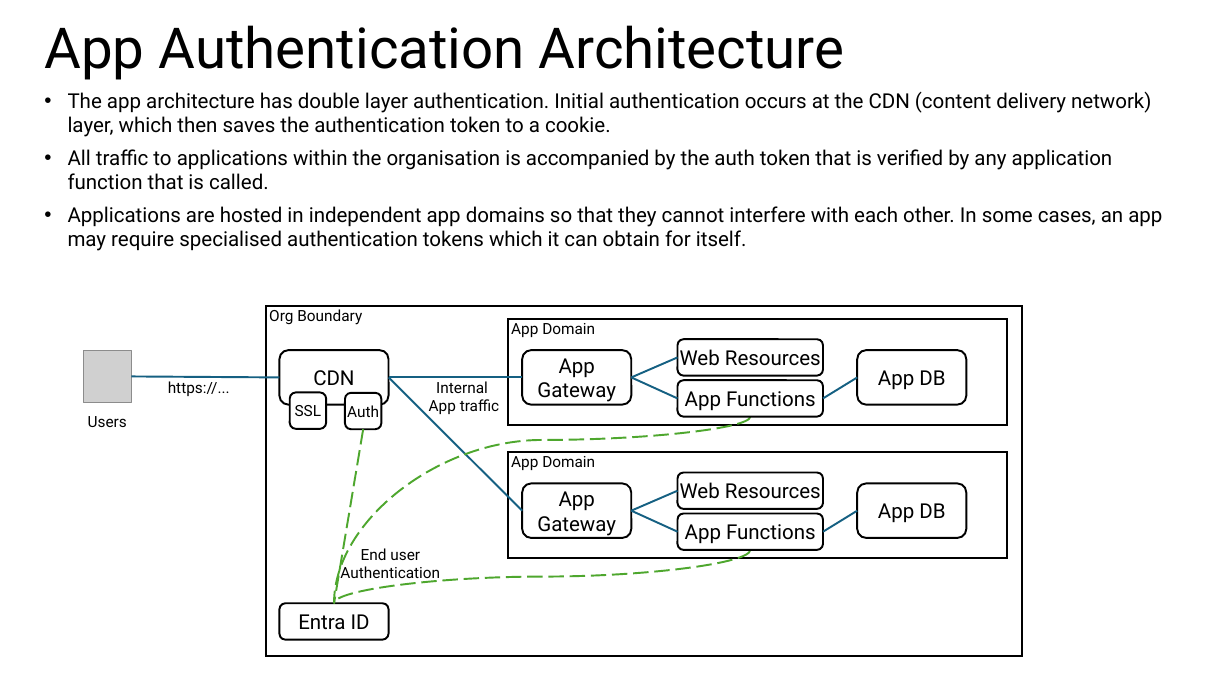
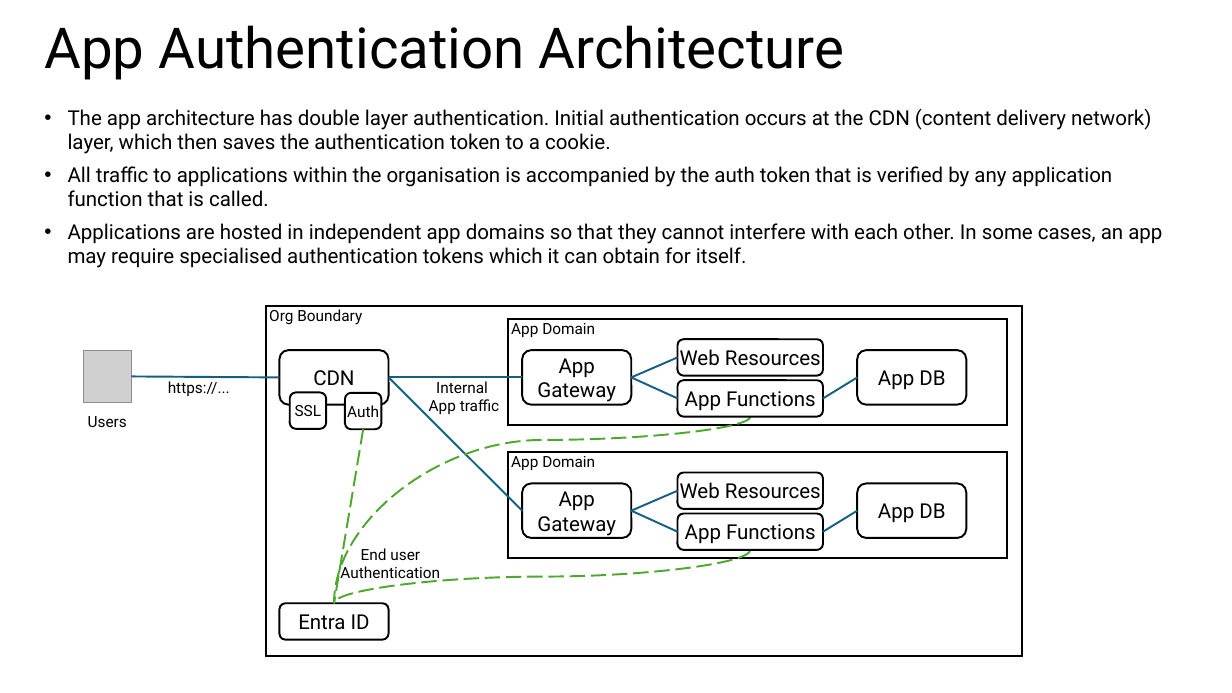
Before and after one commit to ZenMe-AU/ZBCorpArchitecture, a slide deck: slide 4 of Documentation/Corp Architecture Overview.pptx. Drawn at 1232x693 pixels with LibreOffice and Linux fonts; fonts in the diff are those of the drawing; grey boxes stand for pictures. Boxes give left, top, right and bottom in pixels: in the first picture for what was removed or moved away, otherwise in the second. Text is boxed around its words. In the diff, an @@ line names an element or a change of style, - is before the commit and + after.

```diff
--- a/Documentation/Corp Architecture Overview.pptx
+++ b/Documentation/Corp Architecture Overview.pptx
@@ text "The app architecture has double ...": place and size @@
-text "The app architecture has double ..." at box(68, 92, 1162, 251)
+text "The app architecture has double ..." at box(68, 109, 1162, 268)
```
Also in this commit, not shown: 3 other slides changed, 2 slides added.
